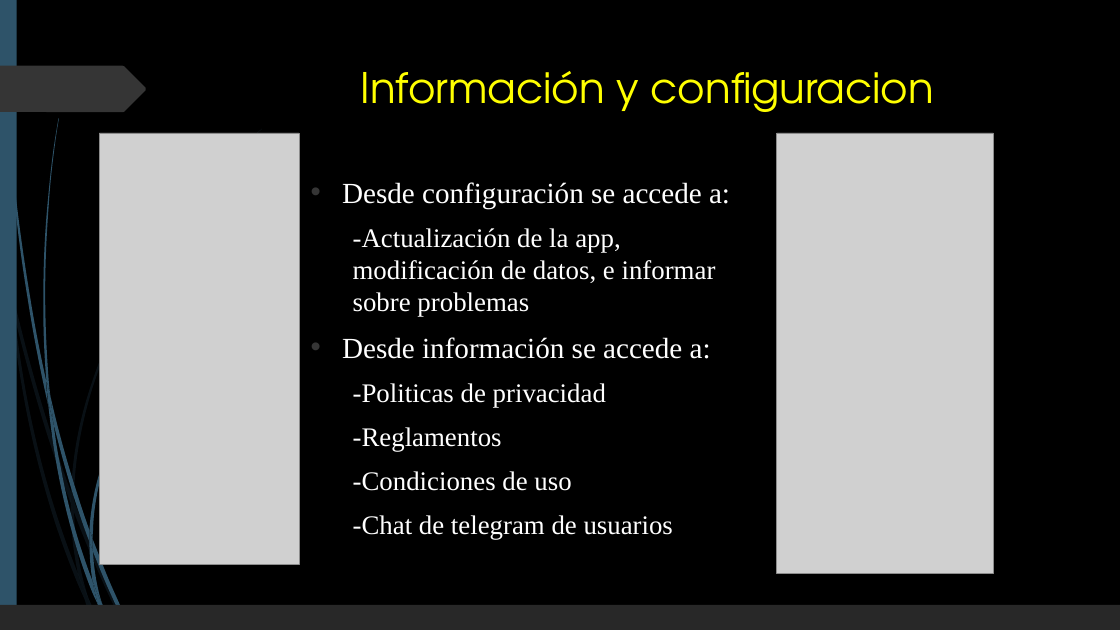
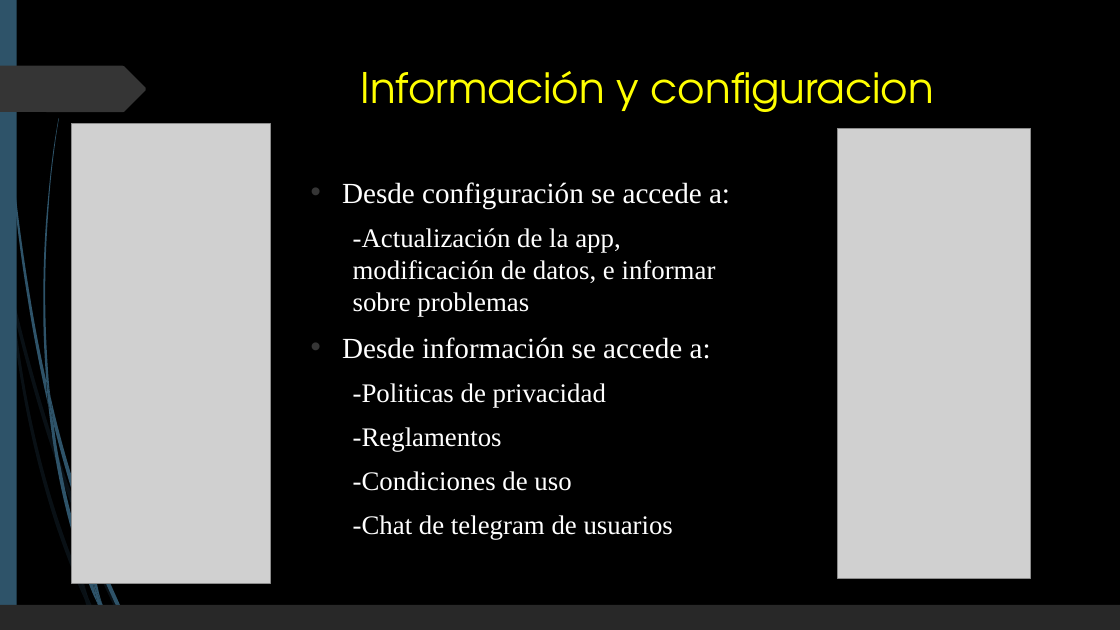
Before and after one commit to JavierRamiro8/Temple-Body, a slide deck: slide 7 of Documentacion/TEMPLE BODY.pptx (slide 5 before the commit). Drawn at 1120x630 pixels with LibreOffice and Linux fonts; fonts in the diff are those of the drawing; grey boxes stand for pictures. Boxes give left, top, right and bottom in pixels: in the first picture for what was removed or moved away, otherwise in the second. Text is boxed around its words. In the diff, an @@ line names an element or a change of style, - is before the commit and + after.

```diff
--- a/Documentacion/TEMPLE BODY.pptx
+++ b/Documentacion/TEMPLE BODY.pptx
@@ picture: place and size @@
-picture at (99, 133, 299, 564)
+picture at (71, 124, 270, 584)
@@ picture: place and size @@
-picture at (777, 133, 994, 574)
+picture at (838, 129, 1031, 578)
@@ freeform shape removed at (89, 289, 218, 539) @@
@@ freeform shape removed at (89, 530, 92, 551) @@
```
Also in this commit, not shown: 8 other slides changed, 2 slides added, 1 other file.
